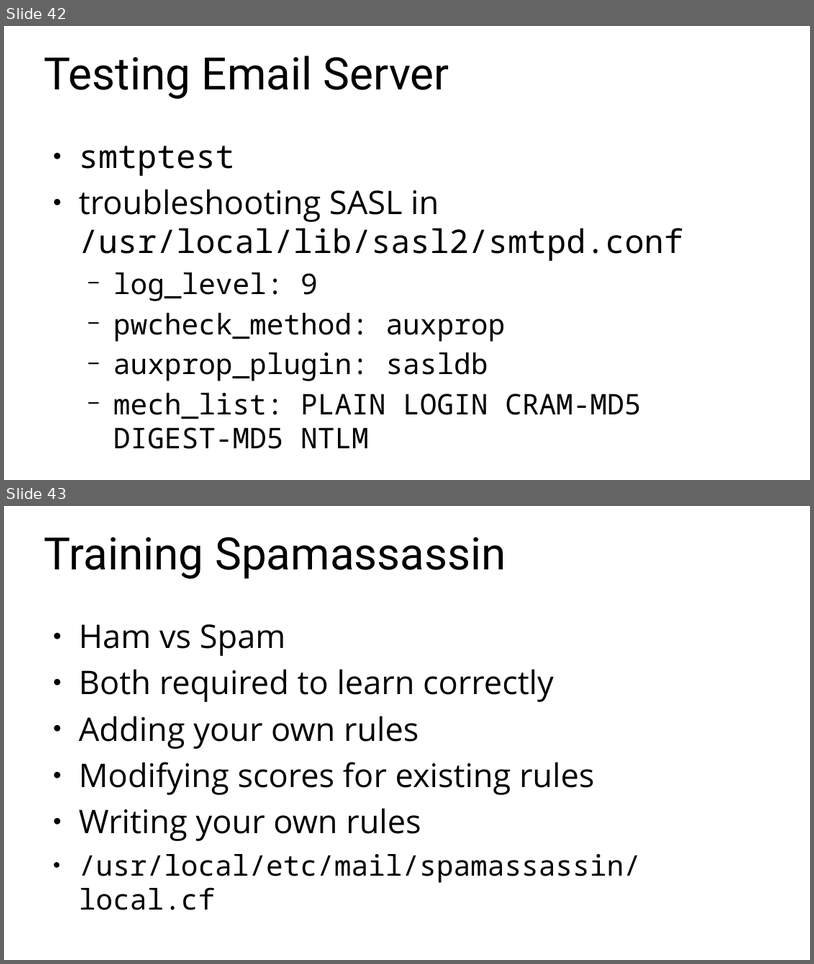
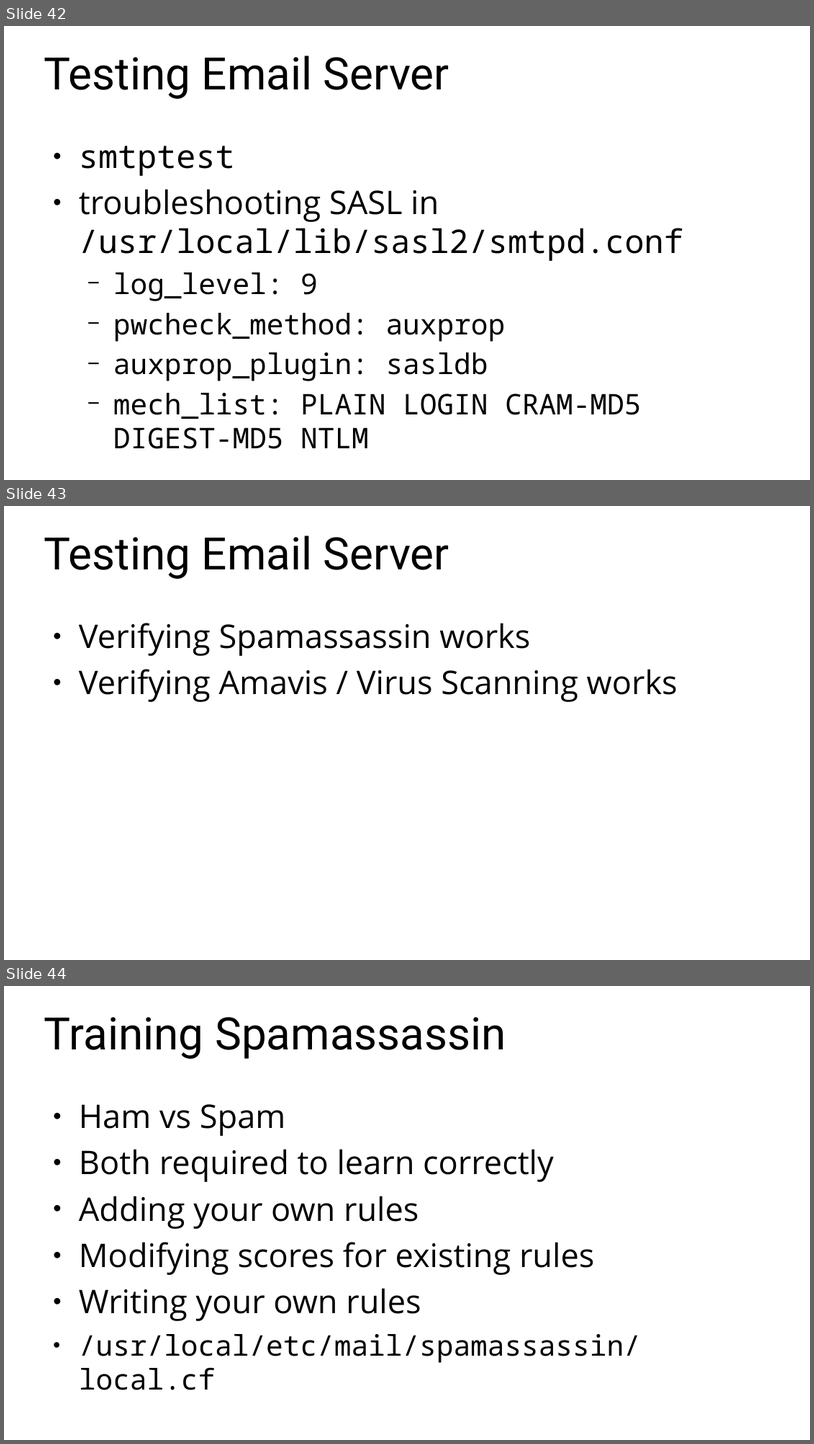
Before and after one commit to christian-moerz/eurobsdcon24, a slide deck: slides/mail server.odp. Shown one above the other, each under a label of ours: slides 42 and 43 before the commit, slides 42, 43 and 44 after it. The pictures are 814x964 and 814x1444 pixels, drawn with LibreOffice and Linux fonts; fonts in the diff are those of the drawing. Boxes give left, top, right and bottom in pixels: in the first picture for what was removed or moved away, otherwise in the second. Text is boxed around its words. In the diff, an @@ line names an element or a change of style, - is before the commit and + after.

Commit message:
updated mail server steps

```diff
--- a/slides/mail server.odp
+++ b/slides/mail server.odp
@@ slide 43 added at [4, 506, 810, 960], background #FFFFFF @@
@@ title added at [44, 536, 450, 579], 44 pt, text #000000 @@
+Testing Email Server
@@ text added at [79, 623, 678, 702], 32 pt, text #000000 @@
+● Verifying Spamassassin works
+● Verifying Amavis / Virus Scanning works
@@ what was slide 43 is now slide 44 @@
```
Also in this commit, not shown: 1 slide changed, 1 other file.
